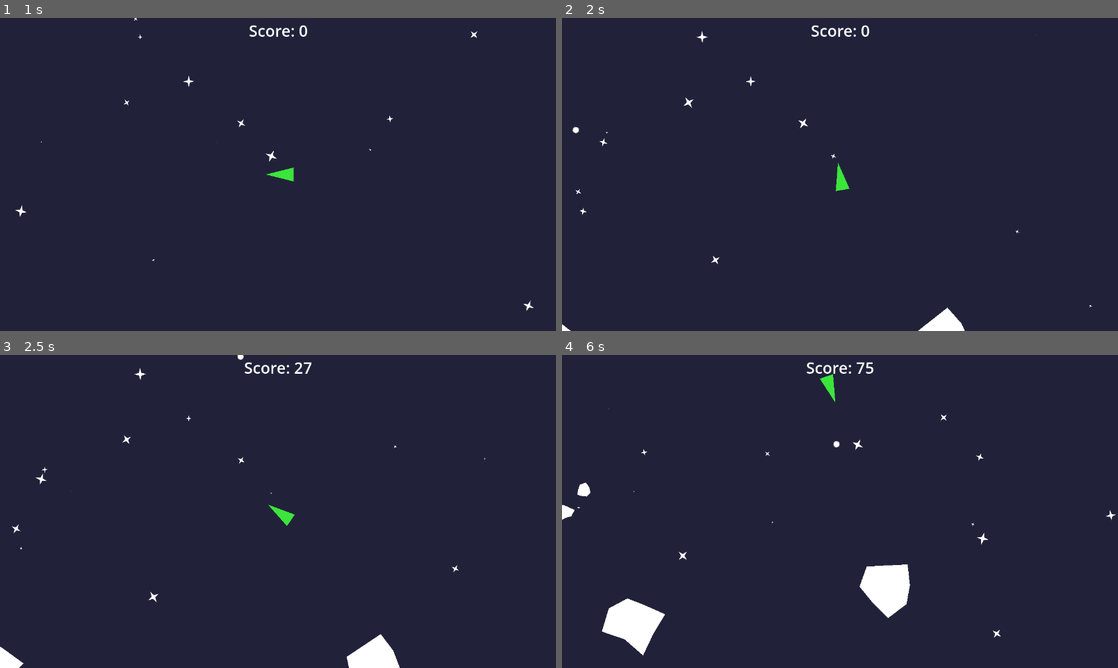
Above: before the commit, frames 1-4 (two rows, left to right).
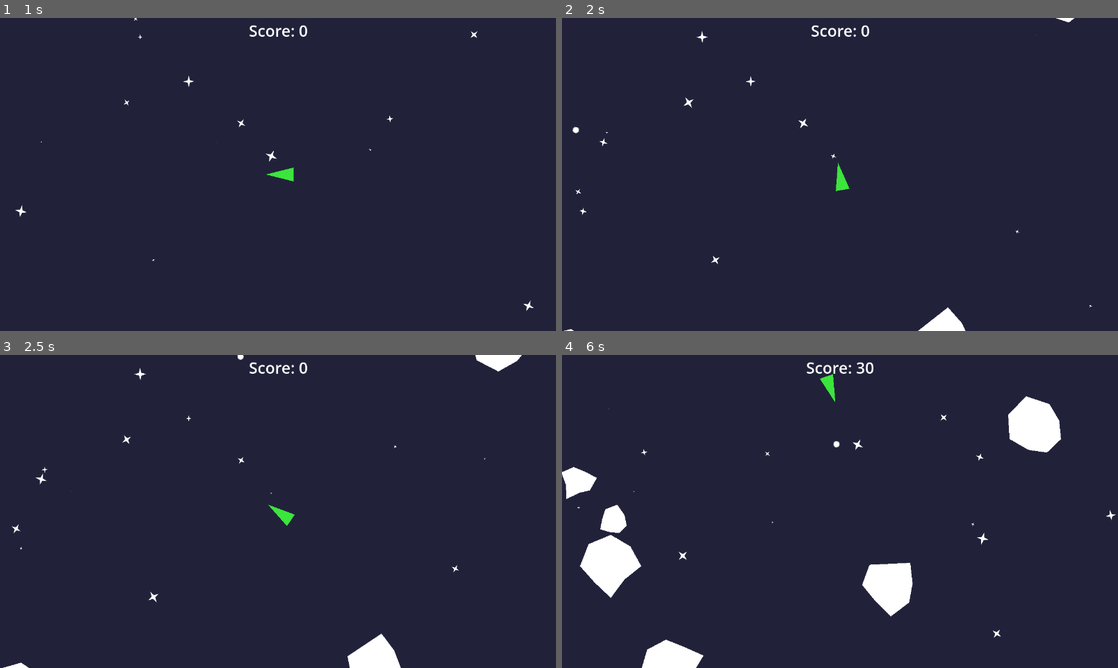
Above: after the commit, the same moments.

Repository: Josie5734/godot-asteroids-clone
Game: Godot game, scene res://scenes/main_menu/main_menu.tscn
The game is run twice, just before and just after one commit, with the same random seed, the same clock (stepped at 60 frames per second) and the same inputs.
Inputs:
- Up to frame 1 (1 s): click "Play" at 0.5 s
- Up to frame 2 (2 s): tap Enter at 1.25 s; hold Right (turn_right) from 1.28 s (still down); tap Space (shoot) at 1.35 s
- Up to frame 3 (2.5 s): release Right (turn_right) at 2.03 s; hold Left (turn_left) from 2.03 s (still down); tap Space (shoot) at 2.1 s
- Up to frame 4 (6 s): release Left (turn_left) at 2.78 s; hold Right (turn_right) 2.78-3.53 s; tap Space (shoot) every 0.75 s from 2.85 to 5.85 s; hold W (accelerate) 3.53-4.28 s; hold Left (turn_left) from 4.28 s (still down)

Frame 1 is identical in both runs. In frame 2, less than 0.1% of the frame differs, in the area x 0-93%, y 0-100%; in frame 3, 0.7%; in frame 4, 5.5%, in the area x 0-90%, y 2-100%.

Commit message:
made asteroids have varied directions and moved asteroid spawning function to the asteroid.gd

Diff:
--- a/scenes/asteroid/asteroid.gd
+++ b/scenes/asteroid/asteroid.gd
@@ -1,4 +1,5 @@
 extends ScreenWrap
+class_name Asteroid
 
 signal destroyed
 
@@ -13,6 +14,12 @@
 # 3 - big
 # 2 - medium
 # 1 - small
+
+const SIZES = { # dict of sizes for scaling asteroids
+	3: Vector2(1,1),
+	2: Vector2(0.6,0.6),
+	1: Vector2(0.3,0.3)
+}
 
 var rotate_speed = randf_range(-0.3,0.3) # how fast to rotate
 
@@ -57,6 +64,31 @@
 	return polygon_points # send back the points array
 
 
+# creates a new asteroid object. asteroid_pos is either a point on the spawnpath or a given vector coordinate
+static func create(asteroid_pos: Vector2, ship_pos: Vector2, size) -> Node2D:
+	const ASTEROID  = preload("res://scenes/asteroid/asteroid.tscn")
+	var new_asteroid = ASTEROID.instantiate()
+	new_asteroid.global_position = asteroid_pos  # set position to random point on spawn path or given coordinate
+
+
+	if size == 3: # if a big one
+		new_asteroid.speed = randi_range(20,40) # random speed
+
+		# get direction to the ship
+		new_asteroid.velocity =  Vector2(ship_pos - new_asteroid.global_position).normalized()
+		var random_angle = randf_range(-PI/5,PI/5) # random range for offset
+		new_asteroid.velocity = new_asteroid.velocity.rotated(random_angle) # add the random angle as an offset to the direction
+
+	else: # else smaller ones
+		new_asteroid.speed = randi_range((20*(size/5)),(40*(size/5))) # random speed (higher than normal)
+		new_asteroid.velocity =  Vector2(randf(),randf()) # random direction
+
+	new_asteroid.scale = SIZES[size] # set the size of the asteroid
+	new_asteroid.size = size # set the size variable in the script
+
+	return new_asteroid # send it back to the game script
+
+
 # destroy the asteroid
 func destroy():
 	queue_free() # remove object
--- a/scenes/game/game.gd
+++ b/scenes/game/game.gd
@@ -5,11 +5,7 @@
 var asteroid_count = 0
 var asteroid_max = 5
 var asteroid_interval = 0.3
-const SIZES = { # dict of sizes for scaling asteroids
-	3: Vector2(1,1),
-	2: Vector2(0.6,0.6),
-	1: Vector2(0.3,0.3)
-}
+
 
 # ship
 @onready var ship = %Ship
@@ -47,30 +43,18 @@
 
 
 # spawn a new asteroid, pass in size to say which size, option pos for spawning splits from previous asteroid
-func spawn_asteroid(size, pos = Vector2()):
-	const ASTEROID  = preload("res://scenes/asteroid/asteroid.tscn")
+func spawn_asteroid(size, pos=Vector2.ZERO):
+	var spawn_pos # position to be spawned at
+	if pos != Vector2.ZERO: # if a position has been passed in
+		spawn_pos = pos # use inputted position
+	else: # else use spawnpath
+		$AsteroidSpawnPath/SpawnPathFollow.progress_ratio = randf() # random point on the spawn path
+		spawn_pos = $AsteroidSpawnPath/SpawnPathFollow.global_position # get spawn position from path
 
-	var new_asteroid = ASTEROID.instantiate()
-	$AsteroidSpawnPath/SpawnPathFollow.progress_ratio = randf() # random point on the spawn path
-	if size == 3: # if a big one
-		new_asteroid.global_position = $AsteroidSpawnPath/SpawnPathFollow.global_position  # set position to random point on spawn path
-		new_asteroid.speed = randi_range(20,40) # random speed
-		# movement direction is set as towards the ship at the time of spawning
-		new_asteroid.velocity =  Vector2(ship.global_position - new_asteroid.global_position).normalized()
-
-	else: # else smaller ones
-		new_asteroid.global_position = pos # spawn at passed in position
-		new_asteroid.speed = randi_range((20*(size/5)),(40*(size/5))) # random speed (higher than normal
-		new_asteroid.velocity =  Vector2(randf(),randf()) # random direction
-
-	new_asteroid.scale = SIZES[size] # set the size of the asteroid
-	new_asteroid.size = size # set the size variable in the script
-	call_deferred("add_child",new_asteroid)  # add asteroid as child of game scene
-
+	var asteroid = Asteroid.create(spawn_pos,%Ship.global_position,size) # call create function
+	call_deferred("add_child",asteroid)  # add asteroid as child of game scene
+	asteroid.connect("destroyed",_on_asteroid_destroyed) # connect to the asteroid destroyed signal
 	asteroid_count += 1 # iterate counter
-
-
-	new_asteroid.connect("destroyed",_on_asteroid_destroyed) # connect to the asteroid destroyed signal
 
 
 # spawning asteroids from timer
